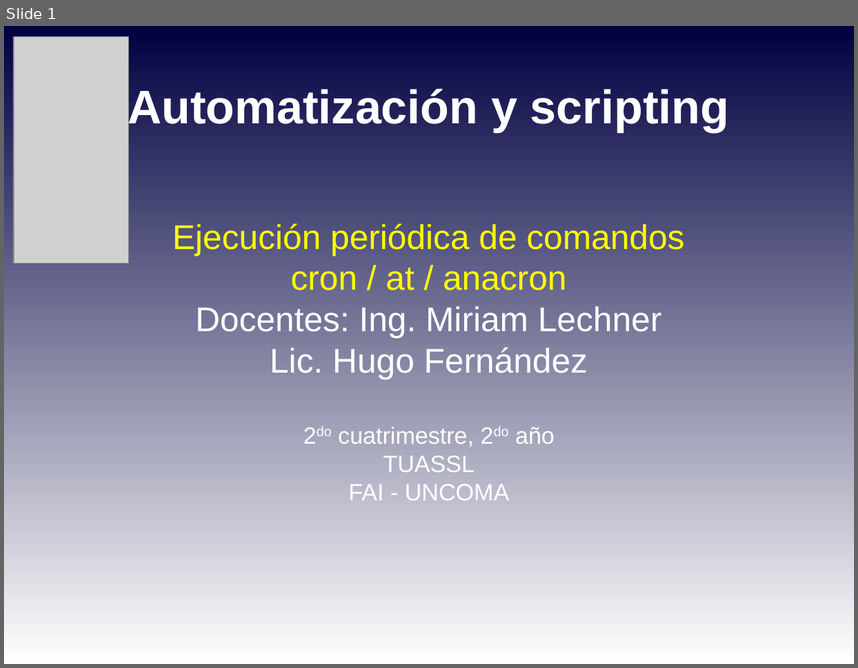
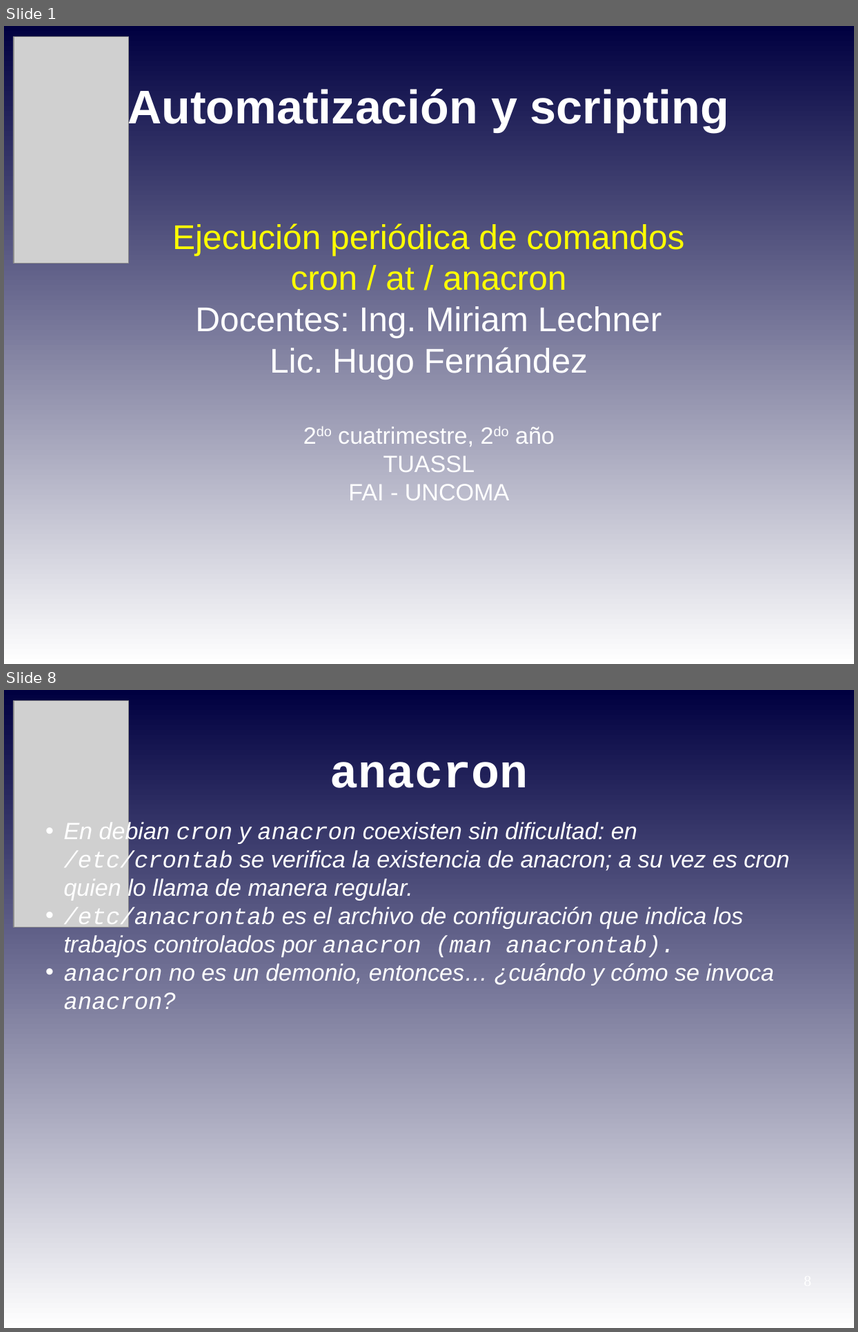
Before and after one commit to niniadcobre/-AutoyScripting, a slide deck: clases/AYS_clase08.odp. Shown one above the other, each under a label of ours: slide 1 before the commit, slides 1 and 8 after it; the slides between them are not shown. The pictures are 858x668 and 858x1332 pixels, drawn with LibreOffice and Linux fonts; fonts in the diff are those of the drawing; grey boxes stand for pictures. Boxes give left, top, right and bottom in pixels: in the first picture for what was removed or moved away, otherwise in the second. Text is boxed around its words. In the diff, an @@ line names an element or a change of style, - is before the commit and + after.

Commit message:
cron anacaron y at

```diff
--- a/clases/AYS_clase08.odp
+++ b/clases/AYS_clase08.odp
@@ slide 8 added at (4, 690, 854, 1328), background gradient #000040 to #FFFFFF @@
@@ picture added at (13, 701, 128, 927) @@
@@ title added at (330, 762, 528, 788), 44 pt, text #FFFFFF, bold @@
+anacron
@@ text added at (64, 820, 789, 1009), 22 pt, text #FFFFFF, italic @@
+• En debian cron y anacron coexisten sin dificultad: en /etc/crontab se verifica la existencia de anacron; a su vez es cron quien lo llama de manera regular.
+• /etc/anacrontab es el archivo de configuración que indica los trabajos controlados por anacron (man anacrontab).
+• anacron no es un demonio, entonces… ¿cuándo y cómo se invoca anacron?
```
Also in this commit, not shown: 5 slides changed, 6 other slides added.
